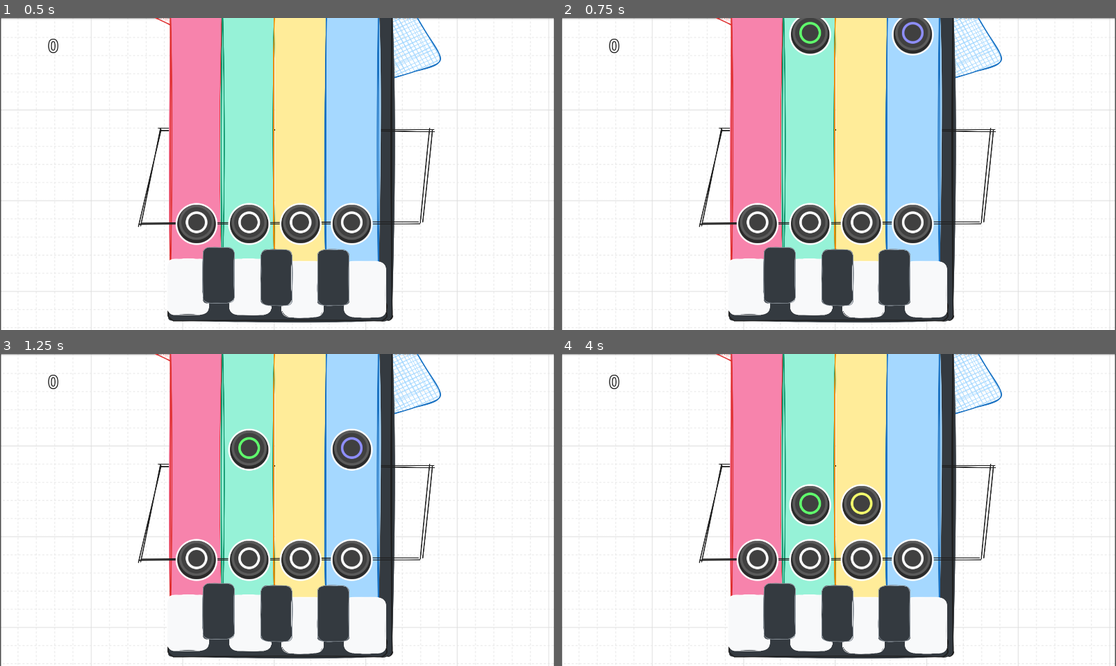
Above: before the commit, frames 1-4 (two rows, left to right).
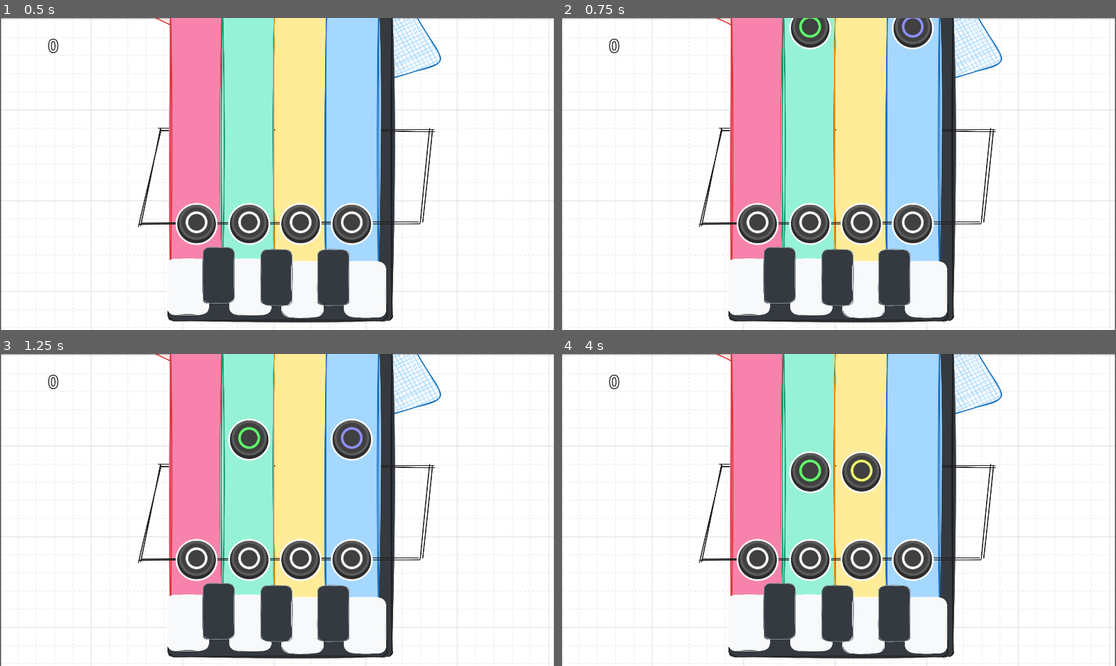
Above: after the commit, the same moments.

Repository: luiz-couto/encore
Game: Godot game, scene res://scenes/game.tscn
The game is run twice, just before and just after one commit, with the same random seed, the same clock (stepped at 60 frames per second) and the same inputs.
Inputs (mouse positions are in pixels of both pictures, inside the frame that each line leads up to):
- Up to frame 1 (0.5 s): no input
- Up to frame 2 (0.75 s): tap Enter at 0.5 s; move the mouse to (960, 158) at 0.52 s; click (960, 158) at 0.67 s
- Up to frame 3 (1.25 s): no input
- Up to frame 4 (4 s): move the mouse to (727, 525) at 1.27 s; click (727, 525) at 1.42 s; move the mouse to (894, 441) at 2.02 s; click (894, 441) at 2.17 s; move the mouse to (810, 572) at 2.77 s; click (810, 572) at 2.92 s; move the mouse to (1005, 556) at 3.52 s; click (1005, 556) at 3.67 s

Frame 1 is identical in both runs. In frame 2, 1.1% of the frame differs, in the area x 41-68%, y 0-13%; in frame 3, 1.7%; in frame 4, 3.0%, in the area x 41-58%, y 31-56%.

Commit message:
wiring up gameplay variables

Diff:
--- a/encore/scripts/game.gd
+++ b/encore/scripts/game.gd
@@ -10,9 +10,7 @@
 
 var paused: bool = false
 var options: Array = []
-
-func _process(_delta: float) -> void:
-	$Conductor.bpm = $OptionMenuNode2D/GameplayHandler.bpm
+var hitStreak: int = 0
 
 func _on_conductor_measure(measurePosition: int) -> void:
 	if measurePosition == 1:
@@ -26,29 +24,52 @@
 func spawnNote(chord: int) -> void:
 	if paused:
 		return
+	var gameplayHandler = $OptionMenuNode2D/GameplayHandler
+	_spawn_single_note(chord)
+	if randf() < gameplayHandler.spawnTripleNotesProb:
+		_spawn_single_note(chord)
+		_spawn_single_note(chord)
+	elif randf() < gameplayHandler.spawnDoubleNotesProb:
+		_spawn_single_note(chord)
+
+func _spawn_single_note(chord: int) -> void:
 	var lane = choose_lane()
 	if lane == -1:
 		return
-	var noteInstance = NoteScene.instantiate();
-	noteInstance.scoreEvent.connect(_on_score_event);
-	var seconds_per_measure = $Conductor.secondsPerBeat * $Conductor.measures;
-	noteInstance.initialize(lane, chord, seconds_per_measure);
-	add_child(noteInstance);
+	var noteInstance = NoteScene.instantiate()
+	noteInstance.scoreEvent.connect(_on_score_event)
+	noteInstance.missEvent.connect(_on_note_missed)
+	var seconds_per_measure = $Conductor.secondsPerBeat * $Conductor.measures
+	noteInstance.initialize(lane, chord, seconds_per_measure)
+	add_child(noteInstance)
 
 func choose_lane() -> int:
+	var gameplayHandler = $OptionMenuNode2D/GameplayHandler
 	var occupied: Array = []
 	for note in get_tree().get_nodes_in_group("notes"):
 		if note.position.y < avoidDoubleNotesThreshold:
 			occupied.append(note.lane)
-	var available = [0, 1, 2, 3].filter(func(l): return l not in occupied)
+	var available = [0, 1, 2, 3].filter(func(l): return gameplayHandler.activeLanes[l] and l not in occupied)
 	var chosen_lane = available[randi() % available.size()] if available.size() > 0 else -1
 	return chosen_lane
 
 func _on_score_event(scorePoints: int) -> void:
-	$ScoreNode2D.score += scorePoints;
+	hitStreak += 1
+	var gameplayHandler = $OptionMenuNode2D/GameplayHandler
+	$ScoreNode2D.score += int(scorePoints * gameplayHandler.scoreMultiplier * gameplayHandler.comboMultiplier * hitStreak)
 	if $ScoreNode2D.score % 1000 == 0:
 		paused = true
 		_show_options_menu()
+
+func _on_note_missed() -> void:
+	hitStreak = 0
+
+func _apply_lanes_keys() -> void:
+	var lanesKeys = $OptionMenuNode2D/GameplayHandler.lanesKeys
+	var buttons = [$Button, $Button2, $Button3, $Button4]
+	for i in 4:
+		if lanesKeys[i] != "":
+			buttons[i].input = lanesKeys[i]
 
 func _show_options_menu():
 	options = $OptionMenuNode2D/GameplayHandler.getOptions()
@@ -96,22 +117,21 @@
 		spawnNote(currentChord)
 
 
+func _on_option_selected(option_index: int) -> void:
+	options[option_index].action.call()
+	$Conductor.bpm = $OptionMenuNode2D/GameplayHandler.bpm
+	_apply_lanes_keys()
+	_hide_options_menu()
+	paused = false
+
 func _on_option_1_input_event(_viewport: Node, event: InputEvent, _shape_idx: int) -> void:
 	if event is InputEventMouseButton && event.pressed:
-		options[0].action.call()
-		_hide_options_menu()
-		paused = false
-
+		_on_option_selected(0)
 
 func _on_option_2_input_event(_viewport: Node, event: InputEvent, _shape_idx: int) -> void:
 	if event is InputEventMouseButton && event.pressed:
-		options[1].action.call()
-		_hide_options_menu()
-		paused = false
-
+		_on_option_selected(1)
 
 func _on_option_3_input_event(_viewport: Node, event: InputEvent, _shape_idx: int) -> void:
 	if event is InputEventMouseButton && event.pressed:
-		options[2].action.call()
-		_hide_options_menu()
-		paused = false
+		_on_option_selected(2)
--- a/encore/scripts/note.gd
+++ b/encore/scripts/note.gd
@@ -30,6 +30,7 @@
 var chord: int = 0
 
 signal scoreEvent(score);
+signal missEvent;
 
 func initialize(lane_idx: int, chord_idx: int, seconds_per_measure: float):
 	lane = lane_idx;
@@ -42,6 +43,7 @@
 	if (!hit):
 		position.y += speed * delta;
 		if position.y > TARGET_Y + 20:
+			missEvent.emit()
 			queue_free();
 	else:
 		$Node2D.position.y -= speed * delta
